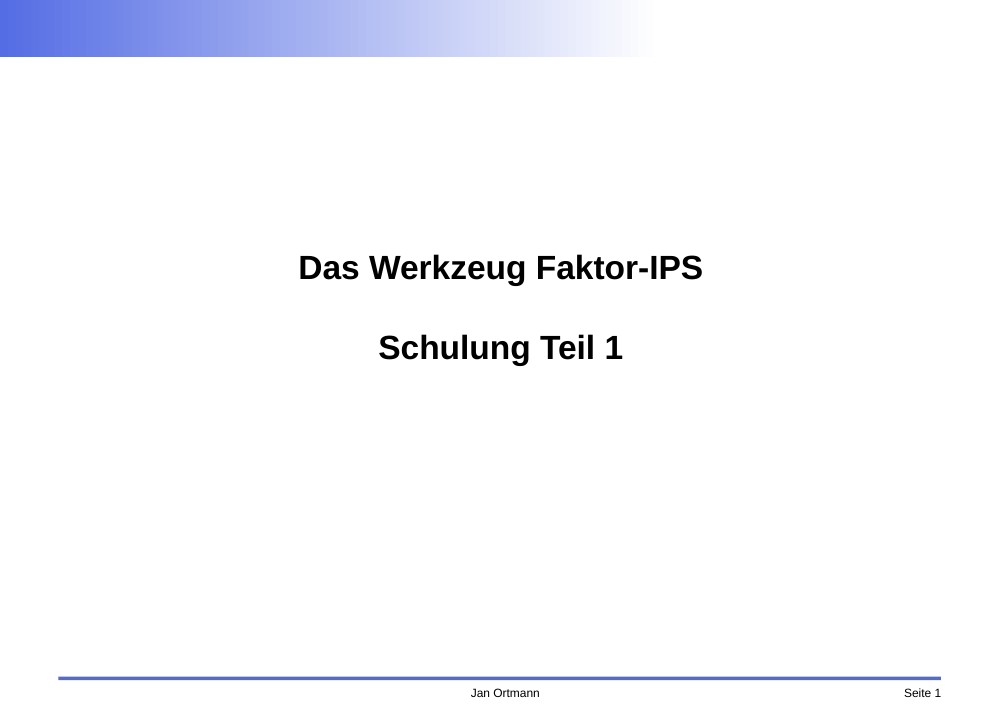
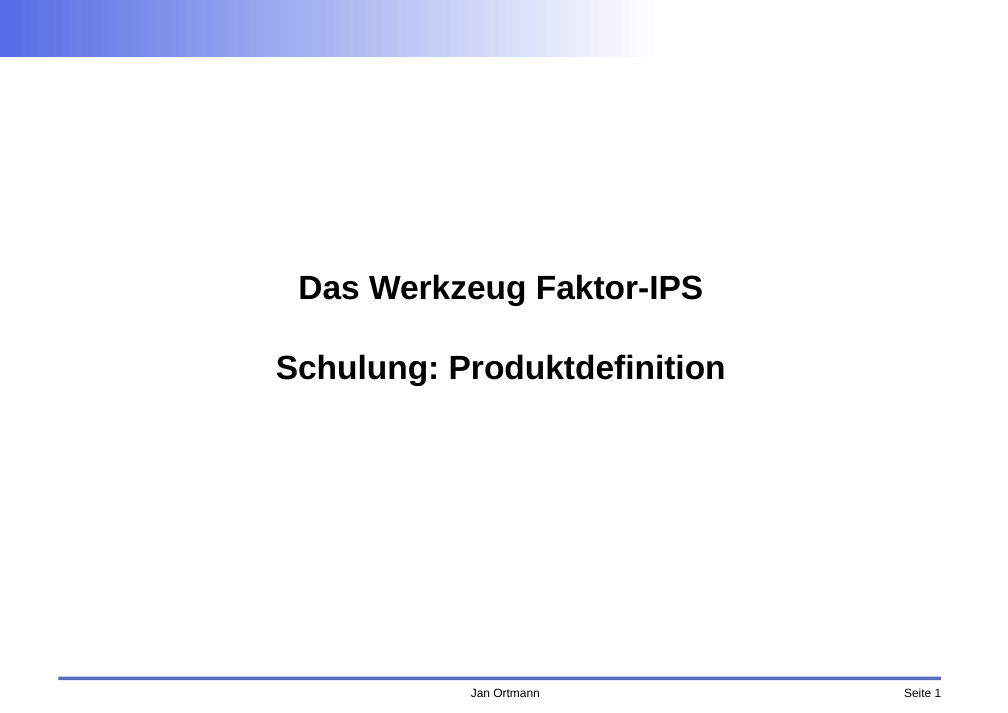
Before and after one commit to faktorips/faktorips.base, a slide deck: slide 1 of org.faktorips.doc/workshop/fachabteilung/FaktorIPS-Schulung FA Produktdefinition.odp. Drawn at 1008x713 pixels with LibreOffice and Linux fonts; fonts in the diff are those of the drawing; background and template pictures are left out. Boxes give left, top, right and bottom in pixels: in the first picture for what was removed or moved away, otherwise in the second. Text is boxed around its words. In the diff, an @@ line names an element or a change of style, - is before the commit and + after.

```diff
--- a/org.faktorips.doc/workshop/fachabteilung/FaktorIPS-Schulung FA Produktdefinition.odp
+++ b/org.faktorips.doc/workshop/fachabteilung/FaktorIPS-Schulung FA Produktdefinition.odp
@@ text at box(276, 354, 726, 385): text changed @@
-Schulung Teil 1
+Schulung: Produktdefinition
```
Also in this commit, not shown: 6 other slides changed, 1 slide added, 1 slide removed, 10 other files.
